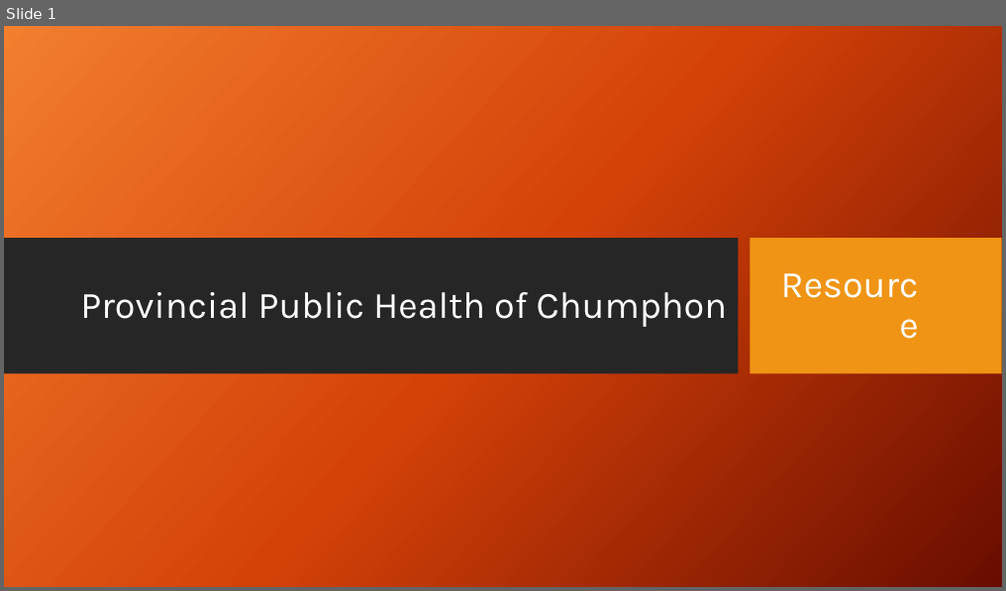
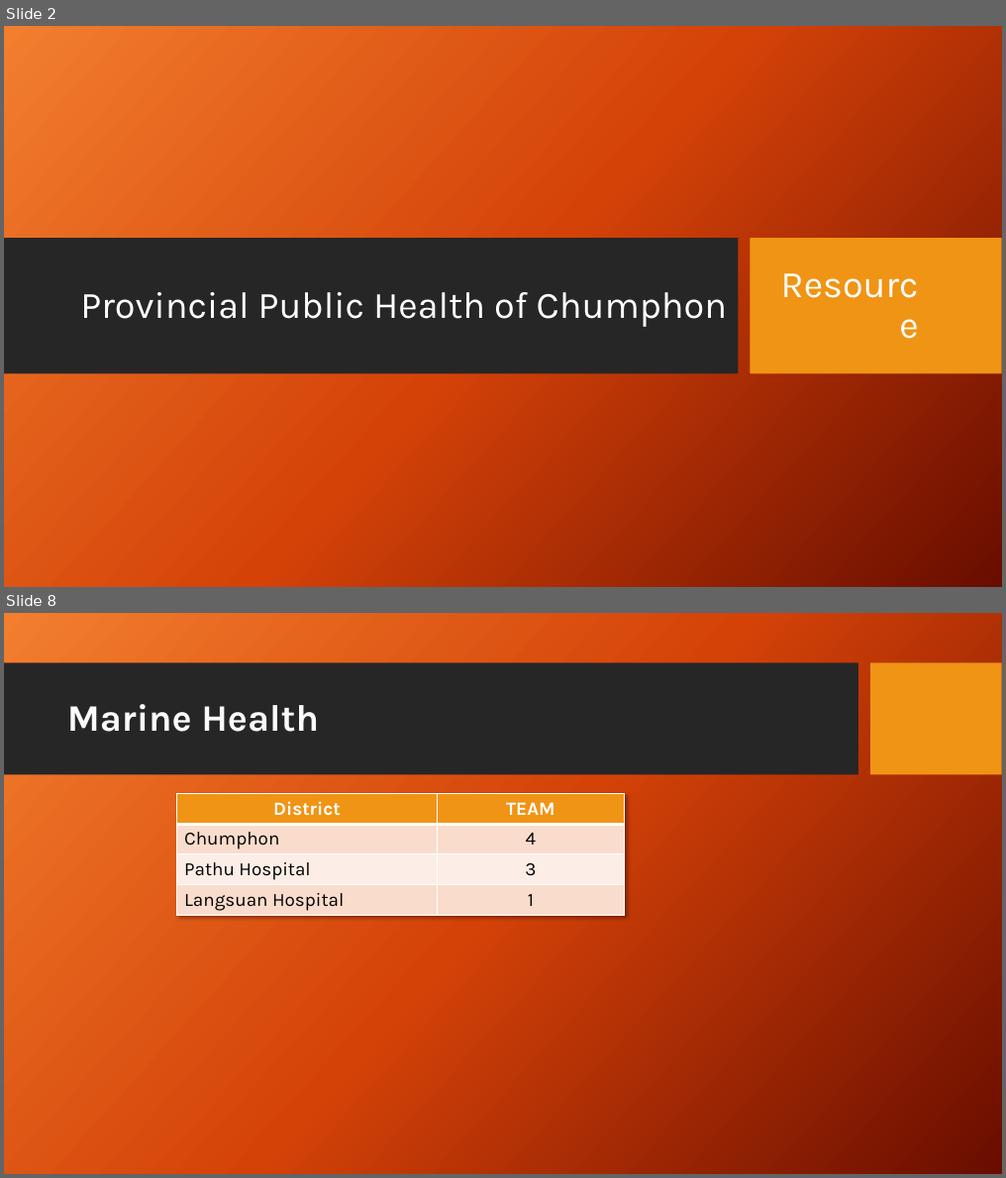
Before and after one commit to joblackpoc/Jobs_SSJ, a slide deck: gishealth_Eng.pptx. Shown one above the other, each under a label of ours: slide 1 before the commit, slides 2 and 8 after it; the slides between them are not shown. The pictures are 1006x591 and 1006x1178 pixels, drawn with LibreOffice and Linux fonts; fonts in the diff are those of the drawing; background and template pictures are left out. Boxes give left, top, right and bottom in pixels: in the first picture for what was removed or moved away, otherwise in the second. Text is boxed around its words. In the diff, an @@ line names an element or a change of style, - is before the commit and + after.

```diff
--- a/gishealth_Eng.pptx
+++ b/gishealth_Eng.pptx
@@ slide 8 added at bbox=[4, 613, 1002, 1174], background picture (left out) @@
@@ rectangle added at bbox=[4, 663, 858, 775], fill #262626 @@
@@ rectangle added at bbox=[871, 663, 1002, 775], fill #F09415 @@
@@ title added at bbox=[67, 704, 319, 732], 36 pt, text pattern #E7E6E6 on #FAFAFA, bold @@
+Marine Health
@@ table added at bbox=[177, 793, 625, 915], 4 rows, 2 columns @@
+District | TEAM
+Chumphon | 4
+Pathu Hospital | 3
+Langsuan Hospital | 1
@@ what was slide 1 is now slide 2 @@
```
Also in this commit, not shown: 4 slides changed, 3 other slides added, 3 slides removed, 2 other files.
